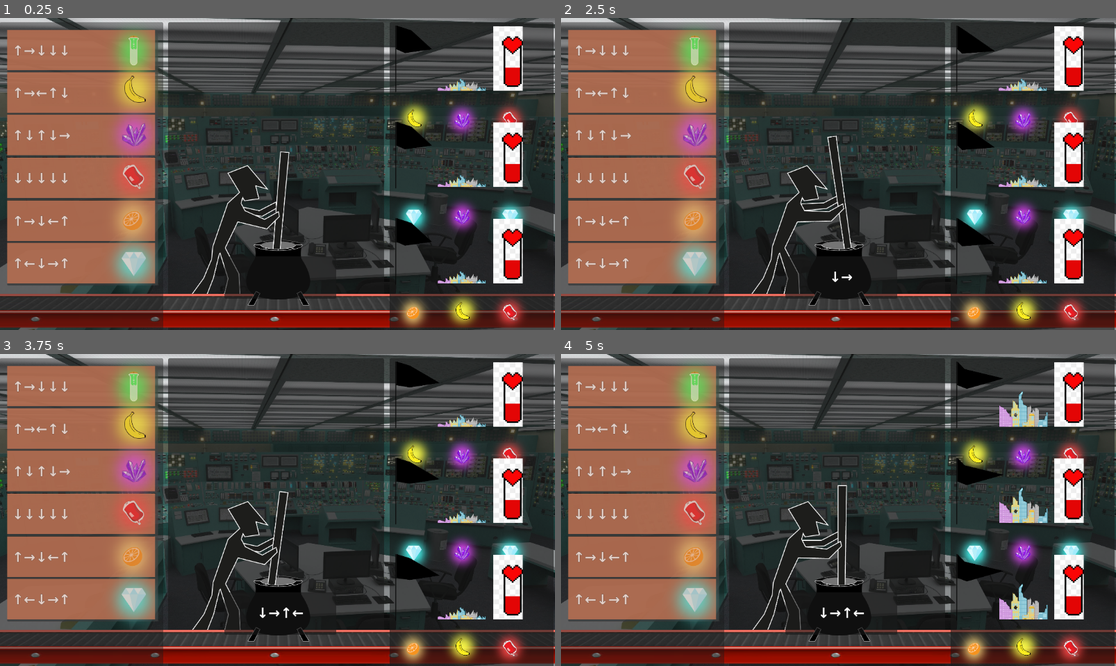
Above: before the commit, frames 1-4 (two rows, left to right).
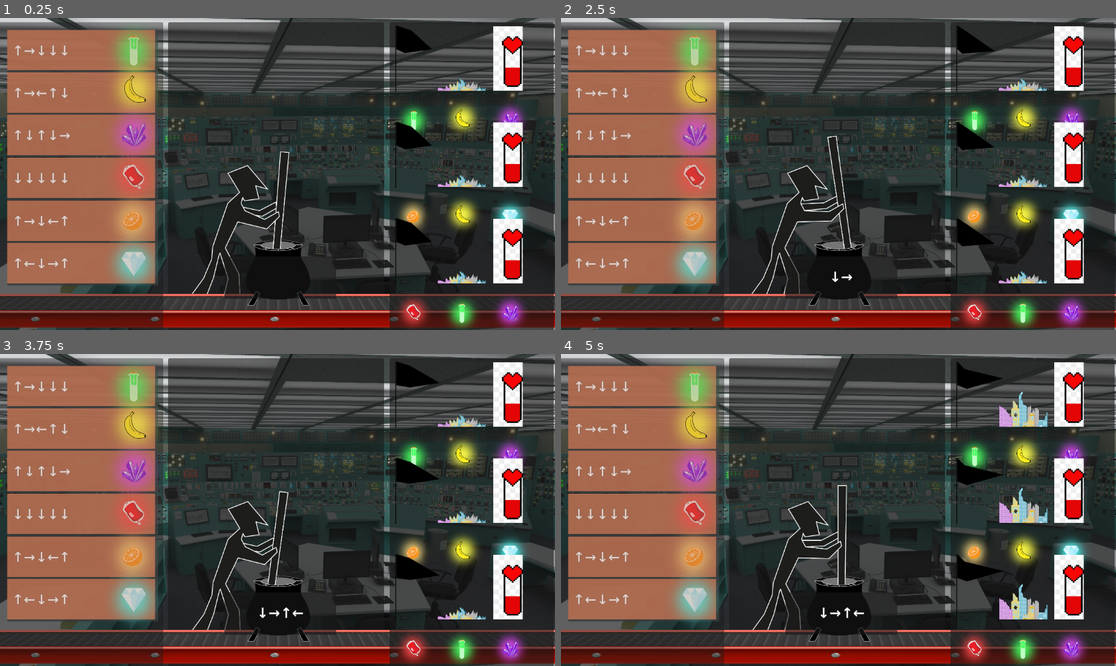
Above: after the commit, the same moments.

Repository: MelissaEPFL/OrbitalGameJam2025
Game: Godot game, scene res://main.tscn
Two runs of this game, one before a commit and one after it. Both use one fixed random seed, a clock stepped at 60 frames per second and the inputs below.
Inputs:
- Up to frame 1 (0.25 s): no input
- Up to frame 2 (2.5 s): tap Enter at 0.5, 0.6 s; hold D 0.53-1.28 s; hold S 1.28-2.03 s; tap 1 at 1.35 s; hold D from 2.03 s (still down); tap 2 at 2.1 s
- Up to frame 3 (3.75 s): release D at 2.78 s; hold W 2.78-3.53 s; tap 3 at 2.85 s; hold A from 3.53 s (still down); tap 4 at 3.6 s
- Up to frame 4 (5 s): keep holding A; tap 5 at 4.35 s

The runs differ from the first frame. In frame 1, 3.0% of the frame differs, in the area x 71-95%, y 27-100%; in frame 2, 3.1%; in frame 3, 3.0%; in frame 4, 3.1%.

Commit message:
Fix sprite

Diff:
--- a/Game/GameStateManagement.gd
+++ b/Game/GameStateManagement.gd
@@ -207,16 +207,16 @@
 #		target_2_recipe,
 #		target_3_recipe,
 #	])
-	#1 uranium
-	#2 banana
-	#3 amethyst
-	#4 blood
-	#5 orange
-	#6 diamond
+	#0 uranium
+	#1 banana
+	#2 amethyst
+	#3 blood
+	#4 orange
+	#5 diamond
 	recipeForTarget.emit(
-		1,2,3,
-		5,2,6,
-		4,1,3,
+		0,1,2,
+		4,1,5,
+		3,0,2,
 	)
 
 func user_pressed_enter_on_current_pot():
